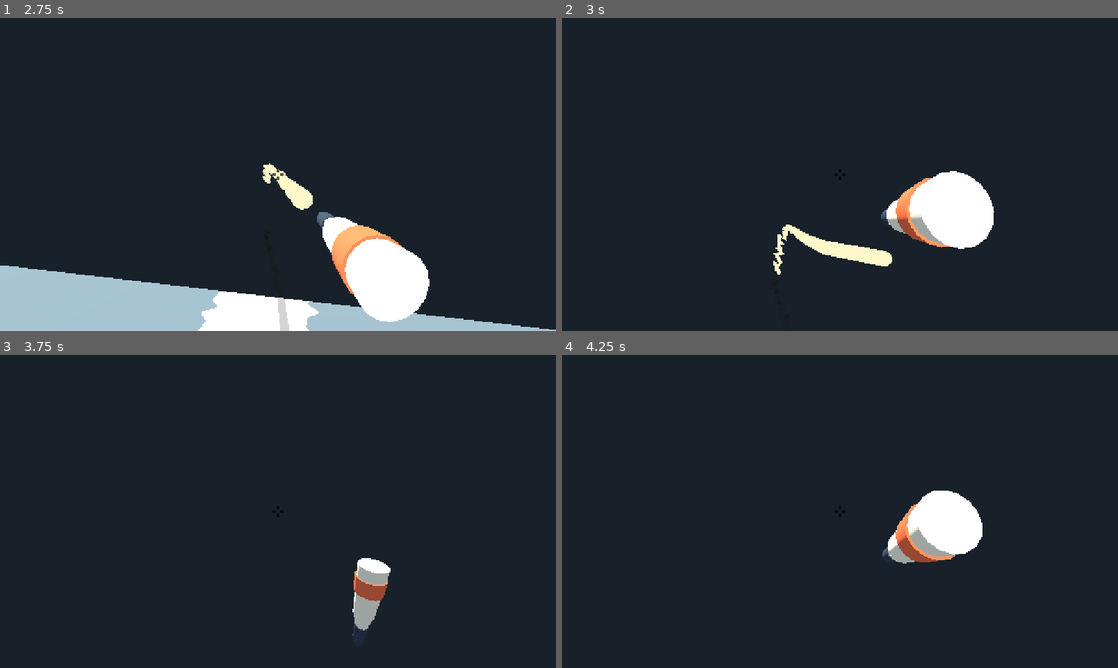
Above: before the commit, frames 1-4 (two rows, left to right).
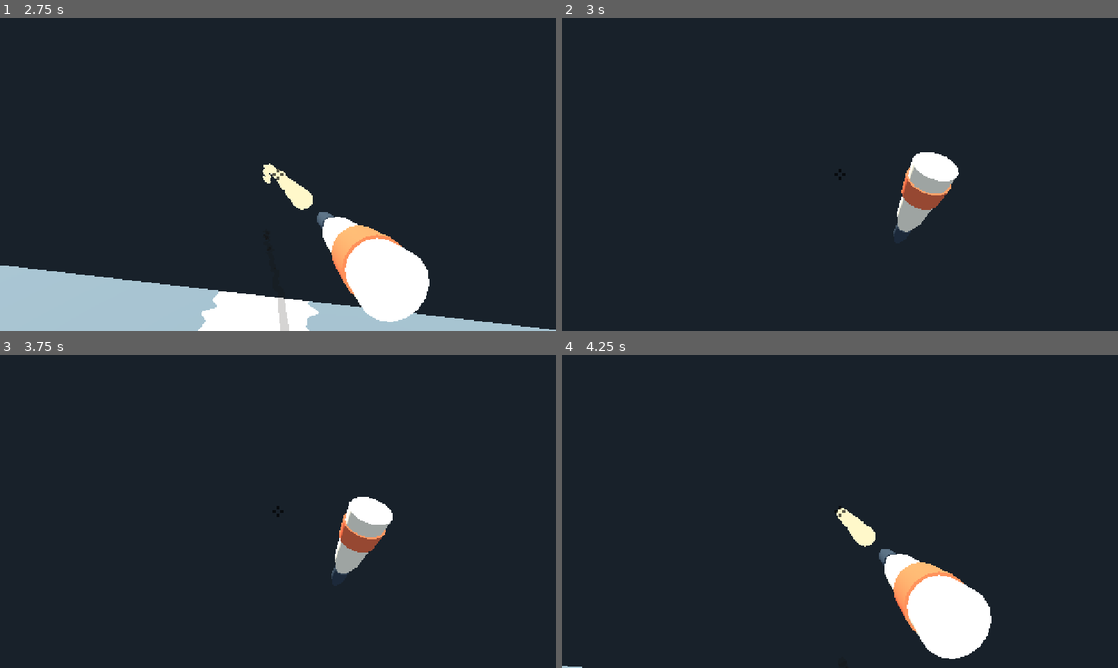
Above: after the commit, the same moments.

Repository: k3vin7/SauceIT-
Game: Godot game, scene res://main.tscn
Two runs of this game, one before a commit and one after it. Both use one fixed random seed, a clock stepped at 60 frames per second and the inputs below.
Inputs (mouse positions are in pixels of both pictures, inside the frame that each line leads up to):
- Up to frame 1 (2.75 s): tap Enter at 0.5 s; move the mouse to (272, 180) at 0.52 s; press the mouse at (272, 180) at 0.53 s; hold W (move_forward) from 0.53 s (still down); move the mouse to (316, 177) at 1.27 s; release the mouse at (316, 177) at 1.28 s; tap Shift (run) at 1.35 s; move the mouse to (233, 171) at 2.02 s; press the mouse at (233, 171) at 2.03 s
- Up to frame 2 (3 s): move the mouse to (845, 174) at 2.77 s; release W (move_forward) at 2.78 s; release the mouse at (845, 174) at 2.78 s; hold A (move_left) from 2.78 s (still down); tap Shift (run) at 2.85 s
- Up to frame 3 (3.75 s): move the mouse to (255, 505) at 3.52 s; release A (move_left) at 3.53 s; press the mouse at (255, 505) at 3.53 s; hold W (move_forward) from 3.53 s (still down)
- Up to frame 4 (4.25 s): keep holding W (move_forward)

Frame 1 is identical in both runs. In frame 2, 5.0% of the frame differs, in the area x 38-78%, y 42-82%; in frame 3, 2.7%; in frame 4, 7.3%, in the area x 0-78%, y 43-100%.

Commit message:
Speed up the fall itself
fall_duration 0.5 -> 0.18 s, so going over backwards snaps rather than
easing over. The beat spent flat and the push back up are unchanged at
0.5 s each, since only the fall was asked about; the whole sequence goes
from 1.50 s to 1.18 s.

The three duration exports stepped at 0.05 s, which would not let the
inspector reach 0.18. They step at 0.01 s now, since this is the part of
the fall worth tuning by feel.

The skid outlives the fall now, ending during the beat flat on the floor
rather than during the tip-over, and still finishes before the player is
back on their feet.

Claude-Session: https://claude.ai/code/session_01HCdwwVp4KXGpCDusmVrS6V

Diff:
--- a/scripts/player_controller.gd
+++ b/scripts/player_controller.gd
@@ -12,10 +12,10 @@
 @export_range(1.0, 40.0, 0.5) var acceleration := 18.0
 
 @export_group("Slip and Fall")
-@export_range(0.05, 3.0, 0.05, "suffix:s") var fall_duration := 0.5
+@export_range(0.05, 3.0, 0.01, "suffix:s") var fall_duration := 0.18
 ## Beat spent flat on the floor between hitting it and pushing back up.
-@export_range(0.0, 3.0, 0.05, "suffix:s") var down_duration := 0.5
-@export_range(0.05, 3.0, 0.05, "suffix:s") var stand_up_duration := 0.5
+@export_range(0.0, 3.0, 0.01, "suffix:s") var down_duration := 0.5
+@export_range(0.05, 3.0, 0.01, "suffix:s") var stand_up_duration := 0.5
 ## How hard the slide scrubs off speed once the player goes down. The player
 ## keeps the speed they slipped at and carries it forward, so at run speed this
 ## is what sets how far they skid.
